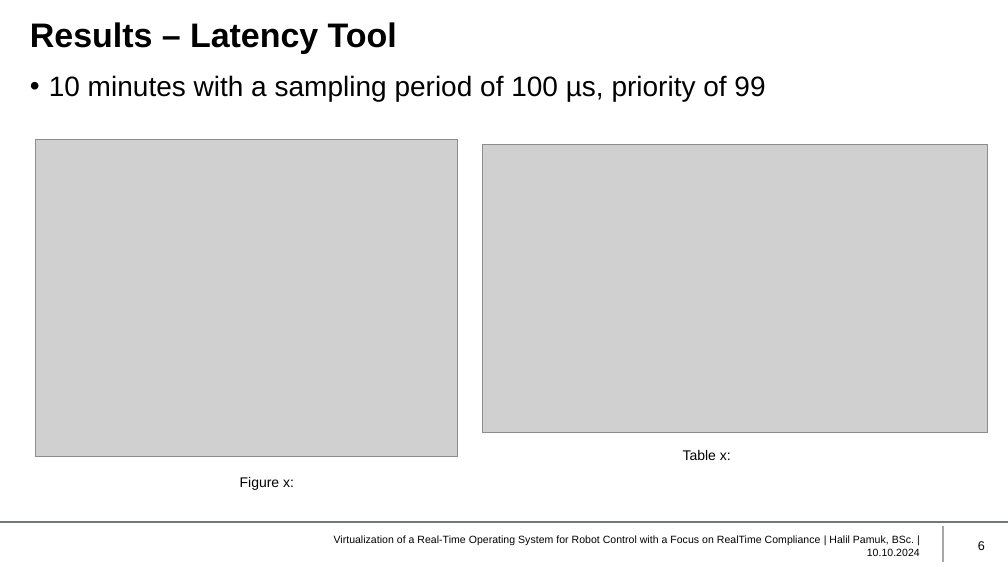
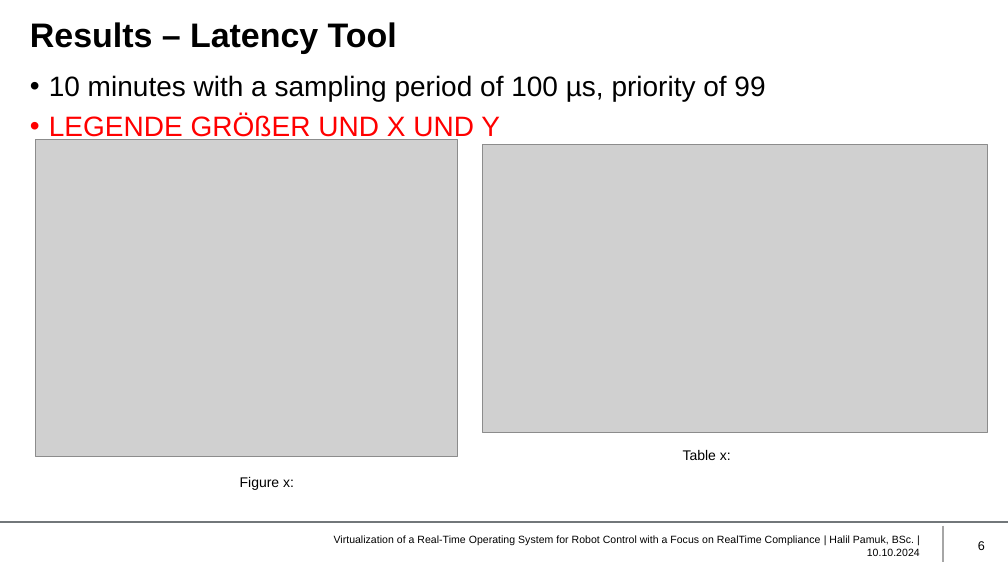
Before and after one commit to HIP24/Masterarbeit, a slide deck: slide 6 of Masterprüfung/Presentation/Presentation.pptx. Drawn at 1008x567 pixels with LibreOffice and Linux fonts; fonts in the diff are those of the drawing; grey boxes stand for pictures; background and template pictures are left out. Boxes give left, top, right and bottom in pixels: in the first picture for what was removed or moved away, otherwise in the second. Text is boxed around its words. In the diff, an @@ line names an element or a change of style, - is before the commit and + after.

Commit message:
pres

```diff
--- a/Masterprüfung/Presentation/Presentation.pptx
+++ b/Masterprüfung/Presentation/Presentation.pptx
@@ text at [49,115,500,142]: paragraph added @@
+• LEGENDE GRÖßER UND X UND Y
```
